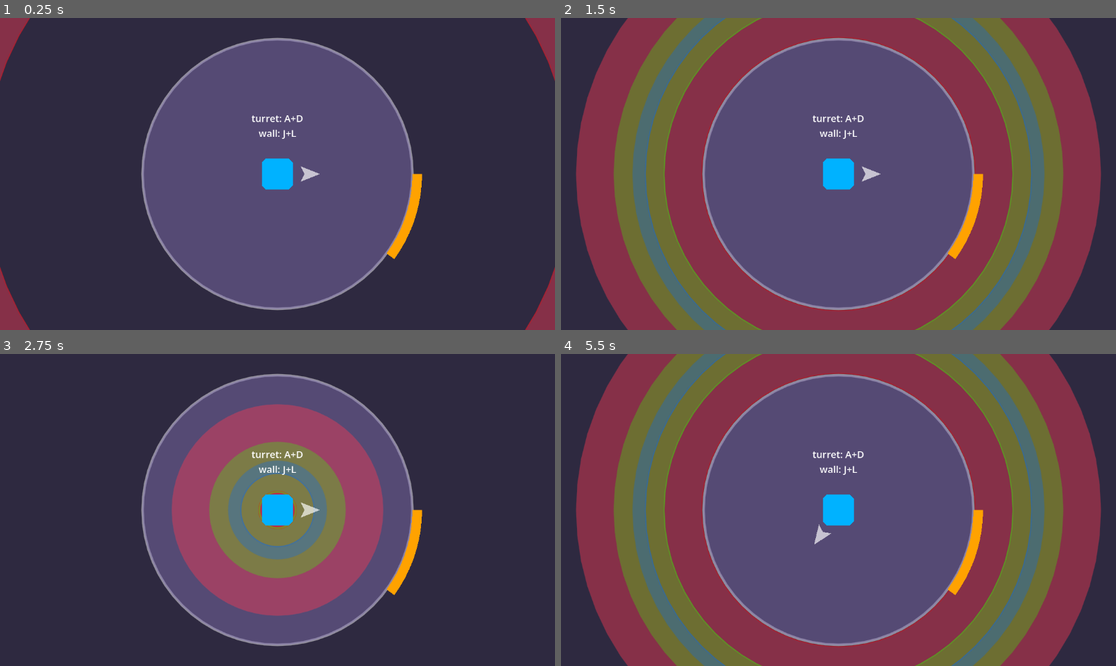
Above: before the commit, frames 1-4 (two rows, left to right).
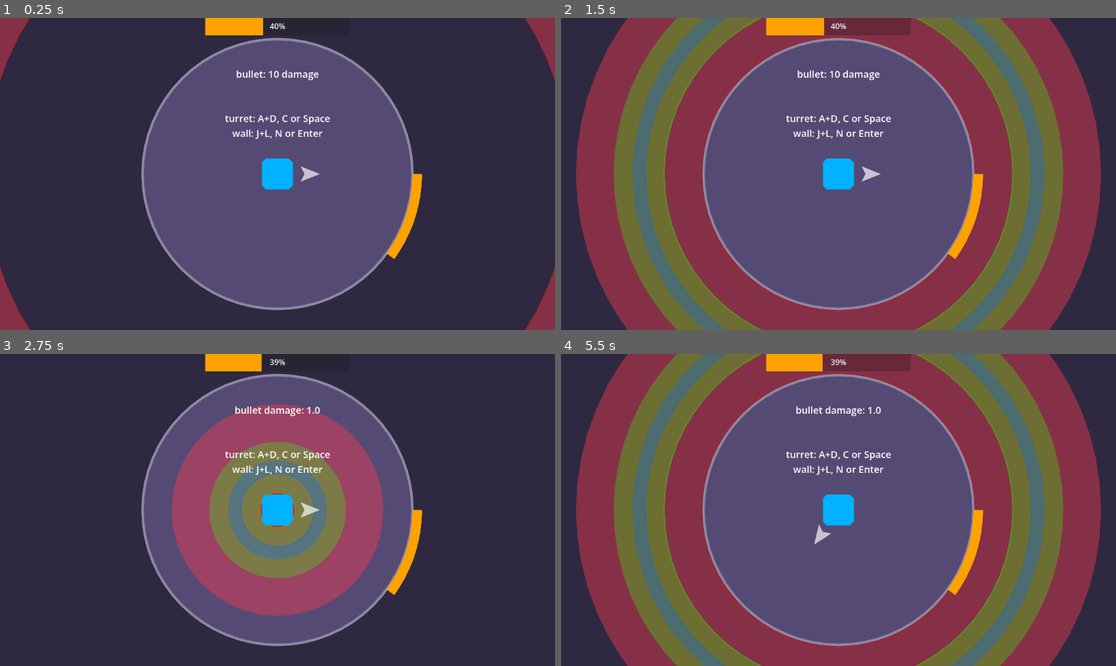
Above: after the commit, the same moments.

Repository: solirides/amazing-game
Game: Godot game, scene res://scenes/world/world.tscn
The game is run twice, just before and just after one commit, with the same random seed, the same clock (stepped at 60 frames per second) and the same inputs. The engine's default icon, where the game draws it, is replaced by a stand-in: a white triangle on a blue panel in a dark square.
Inputs (mouse positions are in pixels of both pictures, inside the frame that each line leads up to):
- Up to frame 1 (0.25 s): no input
- Up to frame 2 (1.5 s): move the mouse to (960, 158) at 0.52 s; hold Right (ui_right) 0.53-1.28 s; click (960, 158) at 0.6 s; tap C (turret_attack) at 0.8, 1.35 s; move the mouse to (727, 189) at 1.27 s; hold Down (ui_down) from 1.28 s (still down)
- Up to frame 3 (2.75 s): click (166, 525) at 1.55 s; move the mouse to (333, 441) at 2.02 s; release Down (ui_down) at 2.03 s; hold Right (ui_right) from 2.03 s (still down); click (333, 441) at 2.1 s; tap C (turret_attack) at 2.3 s
- Up to frame 4 (5.5 s): move the mouse to (810, 572) at 2.77 s; release Right (ui_right) at 2.78 s; hold Up (ui_up) 2.78-3.53 s; tap C (turret_attack) at 2.85, 3.8, 5.3 s; click (810, 572) at 3.05 s; tap Enter at 3.5 s; move the mouse to (1005, 556) at 3.52 s; hold A (turret_ccw) 3.53-4.28 s; hold Left (ui_left) 3.53-5.03 s; move the mouse to (672, 463) at 4.27 s; tap D (turret_cw) at 4.35 s; click (672, 463) at 4.55 s; move the mouse to (866, 510) at 5.02 s; hold Down (ui_down) from 5.03 s (still down); tap N (wall_attack) at 5.1 s

The runs differ from the first frame. In frame 1, 1.2% of the frame differs, in the area x 36-60%, y 0-39%; in frame 2, 2.0%; in frame 3, 1.2%; in frame 4, 2.0%, in the area x 36-63%, y 0-39%.

Commit message:
health bar

Diff:
--- a/amazing-game/modules/bullet/bullet.tscn
+++ b/amazing-game/modules/bullet/bullet.tscn
@@ -17,7 +17,7 @@
 script = ExtResource("1_iua24")
 
 [node name="Polygon2D" type="Polygon2D" parent="." unique_id=1947783675]
-color = Color(1, 0.802, 0.33999997, 1)
+color = Color(0.57316136, 0.80360126, 0.40743852, 1)
 polygon = PackedVector2Array(-16, -8, -16, 8, 24, 8, 24, -8)
 
 [node name="CollisionShape2D" type="CollisionShape2D" parent="." unique_id=1026906252]
@@ -25,6 +25,7 @@
 shape = SubResource("RectangleShape2D_iua24")
 
 [node name="Label" type="Label" parent="." unique_id=887910351]
+visible = false
 anchors_preset = 8
 anchor_left = 0.5
 anchor_top = 0.5
--- a/amazing-game/modules/global/game_manager.gd
+++ b/amazing-game/modules/global/game_manager.gd
@@ -4,12 +4,14 @@
 var world:Node
 var turret:Node
 var wall:Node
-@export var turret_color:Color = Color(0.0, 0.7, 1.0, 1.0)
-@export var wall_color:Color = Color(1.0, 0.633, 0.0, 1.0)
+@export var player1_color:Color = Color(0.0, 0.7, 1.0, 1.0)
+@export var player2_color:Color = Color(1.0, 0.633, 0.0, 1.0)
 
 # false:original controls
 # true:controls have been swapped
 var swap_state = false
+
+signal players_swapped(state:bool)
 
 func _ready() -> void:
 	self.process_mode = Node.PROCESS_MODE_ALWAYS
@@ -20,3 +22,8 @@
 func _input(event: InputEvent) -> void:
 	if event.is_action_pressed("ui_cancel"):
 		get_tree().paused = !get_tree().paused
+
+func swap_players(state:bool):
+	if state != swap_state:
+		swap_state = state
+		players_swapped.emit(state)
--- a/amazing-game/modules/player/player.gd
+++ b/amazing-game/modules/player/player.gd
@@ -100,7 +100,9 @@
 	instance.rotate(theta)
 	instance.damage = damage
 	#instance.scale = Vector2(damage, damage)
+	instance.get_node("Polygon2D").color = $Polygon2D.modulate
 	instance.get_node("Label").text = str(int(damage))
+	GameManager.world.info_label.text = "bullet damage: " + str(damage)
 	print("spawned bullet with damage: " + str(damage))
 
 	get_tree().root.add_child(instance)
--- a/amazing-game/modules/wall/wall.gd
+++ b/amazing-game/modules/wall/wall.gd
@@ -71,13 +71,15 @@
 	can_move = false
 
 	var timer = get_tree().create_timer(respawn_time, false, true).timeout.connect(respawn)
-	GameManager.world.swap_players()
+	GameManager.swap_players(!GameManager.swap_state)
+	flash_animation(respawn_time)
 
+func flash_animation(duration:float):
 	# flashing animation
 	if modulate_tween:
 		modulate_tween.kill()
 	var modulate_tween = create_tween()
-	for i in range(ceil((respawn_time - 0.6) / 0.6)):
+	for i in range(ceil((duration - 0.6) / 0.6)):
 		modulate_tween.tween_property(self, "modulate", Color(1,1,1,0.2), 0.3)
 		modulate_tween.tween_property(self, "modulate", Color(1,1,1,0.6), 0.3)
 	for i in range(3):
--- a/amazing-game/project.godot
+++ b/amazing-game/project.godot
@@ -90,11 +90,13 @@
 turret_attack={
 "deadzone": 0.2,
 "events": [Object(InputEventKey,"resource_local_to_scene":false,"resource_name":"","device":-1,"window_id":0,"alt_press …(191 unchanged characters)…
+, Object(InputEventKey,"resource_local_to_scene":false,"resource_name":"","device":-1,"window_id":0,"alt_pressed":false,"shift_pressed":false,"ctrl_pressed":false,"meta_pressed":false,"pressed":false,"keycode":0,"physical_keycode":32,"key_label":0,"unicode":32,"location":0,"echo":false,"script":null)
 ]
 }
 wall_attack={
 "deadzone": 0.2,
 "events": [Object(InputEventKey,"resource_local_to_scene":false,"resource_name":"","device":-1,"window_id":0,"alt_press …(192 unchanged characters)…
+, Object(InputEventKey,"resource_local_to_scene":false,"resource_name":"","device":-1,"window_id":0,"alt_pressed":false,"shift_pressed":false,"ctrl_pressed":false,"meta_pressed":false,"pressed":false,"keycode":0,"physical_keycode":4194309,"key_label":0,"unicode":0,"location":0,"echo":false,"script":null)
 ]
 }
 
--- /dev/null
+++ b/amazing-game/scenes/world/health_bars.gd
@@ -0,0 +1,30 @@
+extends Control
+
+
+@onready var bar1 = $Player1Health
+@onready var bar2 = $Player2Health
+
+
+
+
+# Called when the node enters the scene tree for the first time.
+func _ready() -> void:
+	GameManager.players_swapped.connect(set_color)
+	set_color(GameManager.swap_state)
+
+# Called every frame. 'delta' is the elapsed time since the previous frame.
+func _process(delta: float) -> void:
+	bar1.value = GameManager.wall.health
+	#bar2.value = GameManager.turret.health
+
+#stylebox_2 = get_theme_stylebox("panel").duplicate()
+#add_theme_stylebox_override("panel", stylebox_2)
+func set_color(state:bool):
+	if state:
+		var stylebox = bar1.get_theme_stylebox("fill").duplicate()
+		stylebox.bg_color = GameManager.player1_color
+		bar1.add_theme_stylebox_override("fill", stylebox)
+	else:
+		var stylebox = bar1.get_theme_stylebox("fill").duplicate()
+		stylebox.bg_color = GameManager.player2_color
+		bar1.add_theme_stylebox_override("fill", stylebox)
--- a/amazing-game/scenes/world/world.gd
+++ b/amazing-game/scenes/world/world.gd
@@ -4,12 +4,14 @@
 @export var turret_node:Node
 @export var circle_display:Node
 @export var circles = 0
+@onready var info_label = $Label2
 
 var filled_circle_coords = []
 var filled_circle_hex = []
 
 func _ready() -> void:
 	GameManager.world = self
+	GameManager.players_swapped.connect(swap_players)
 	circle_display.connect("pulse_reached", turret_node._on_pulse_reached)
 
 	create_grid(circles)
@@ -87,16 +89,16 @@
 
 func set_player_colors():
 	if GameManager.swap_state:
-		turret_node.get_node("Polygon2D").modulate = GameManager.wall_color
-		wall_node.get_node("Polygon2D").modulate = GameManager.turret_color
+		turret_node.get_node("Polygon2D").modulate = GameManager.player2_color
+		wall_node.get_node("Polygon2D").modulate = GameManager.player1_color
 	else:
-		turret_node.get_node("Polygon2D").modulate = GameManager.turret_color
-		wall_node.get_node("Polygon2D").modulate = GameManager.wall_color
+		turret_node.get_node("Polygon2D").modulate = GameManager.player1_color
+		wall_node.get_node("Polygon2D").modulate = GameManager.player2_color
 
 
-func swap_players():
+func swap_players(state:bool):
 	print("swapping players")
-	GameManager.swap_state = !GameManager.swap_state
+	#GameManager.swap_state = !GameManager.swap_state
 
 	set_player_colors()
 
--- a/amazing-game/scenes/world/world.tscn
+++ b/amazing-game/scenes/world/world.tscn
@@ -5,9 +5,12 @@
 [ext_resource type="PackedScene" uid="uid://dyy8y5xftvvi3" path="res://modules/wall/wall.tscn" id="2_rwgxs"]
 [ext_resource type="Script" uid="uid://cd4g7rhnnvep4" path="res://scenes/world/camera.gd" id="2_v5dby"]
 [ext_resource type="Script" uid="uid://bmt4rrbbbby3w" path="res://scenes/world/circle.gd" id="3_4wyf3"]
+[ext_resource type="Script" uid="uid://cyfvt1ht8toqp" path="res://scenes/world/health_bars.gd" id="6_t5ptc"]
 
 [sub_resource type="LabelSettings" id="LabelSettings_k0juu"]
 font_size = 20
+
+[sub_resource type="StyleBoxFlat" id="StyleBoxFlat_bq33v"]
 
 [node name="World" type="Node2D" unique_id=345513547 node_paths=PackedStringArray("wall_node", "turret_node", "circle_display")]
 script = ExtResource("1_k0juu")
@@ -50,8 +53,72 @@
 offset_bottom = -71.0
 grow_horizontal = 2
 grow_vertical = 2
-text = "turret: A+D
-wall: J+L"
+text = "turret: A+D, C or Space
+wall: J+L, N or Enter"
 label_settings = SubResource("LabelSettings_k0juu")
 horizontal_alignment = 1
 vertical_alignment = 1
+
+[node name="Label2" type="Label" parent="." unique_id=1679127816]
+anchors_preset = 8
+anchor_left = 0.5
+anchor_top = 0.5
+anchor_right = 0.5
+anchor_bottom = 0.5
+offset_left = -104.0
+offset_top = -237.0
+offset_right = 105.0
+offset_bottom = -178.0
+grow_horizontal = 2
+grow_vertical = 2
+text = "bullet: 10 damage"
+label_settings = SubResource("LabelSettings_k0juu")
+horizontal_alignment = 1
+vertical_alignment = 1
+
+[node name="HealthBars" type="Control" parent="." unique_id=768485953]
+layout_mode = 3
+anchors_preset = 15
+anchor_right = 1.0
+anchor_bottom = 1.0
+grow_horizontal = 2
+grow_vertical = 2
+script = ExtResource("6_t5ptc")
+
+[node name="Player1Health" type="ProgressBar" parent="HealthBars" unique_id=812177010]
+custom_minimum_size = Vector2(300, 40)
+layout_mode = 1
+anchors_preset = 15
+anchor_right = 1.0
+anchor_bottom = 1.0
+offset_left = -150.0
+offset_top = -328.0
+offset_right = 150.0
+offset_bottom = -288.0
+grow_horizontal = 2
+grow_vertical = 2
+theme_override_styles/fill = SubResource("StyleBoxFlat_bq33v")
+value = 65.0
+
+[node name="Player2Health" type="ProgressBar" parent="HealthBars" unique_id=1782861849]
+visible = false
+custom_minimum_size = Vector2(300, 40)
+layout_mode = 1
+anchors_preset = 15
+anchor_right = 1.0
+anchor_bottom = 1.0
+offset_left = -150.0
+offset_top = 292.0
+offset_right = 150.0
+offset_bottom = 332.0
+grow_horizontal = 2
+grow_vertical = 2
+value = 65.0
+
+[node name="CanvasLayer" type="CanvasLayer" parent="." unique_id=1441546883]
+
+[node name="GUI" type="Control" parent="CanvasLayer" unique_id=477382986]
+layout_mode = 3
+anchors_preset = 0
+offset_right = 40.0
+offset_bottom = 40.0
Not shown, added: amazing-game/scenes/world/health_bars.gd.uid
